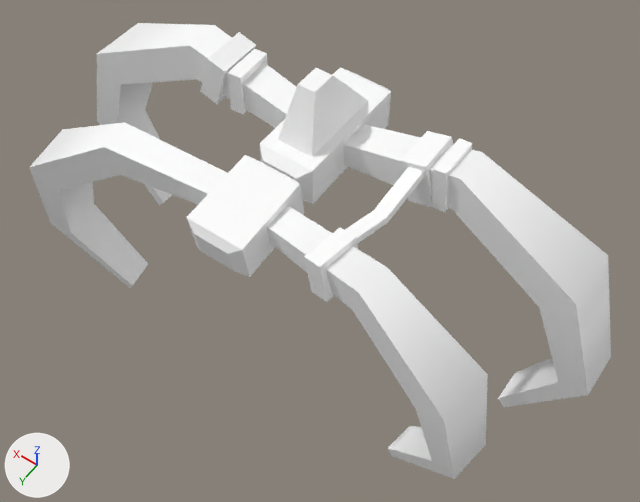
What one commit did to the glTF model assets/synty/simple_fantasy/models/SF_Bld_Goblin_Ribcage_02.glb.
Before and after are seen from a 50 mm lens placed at (-0.136, 0.175, 0.331), pointed at (-0.012, 0.002, 0.058). The lights are fixed; the arrows at lower left show +X, +Y and +Z.

Objects in the first picture: 'SF_Bld_Goblin_Ribcage_02'.
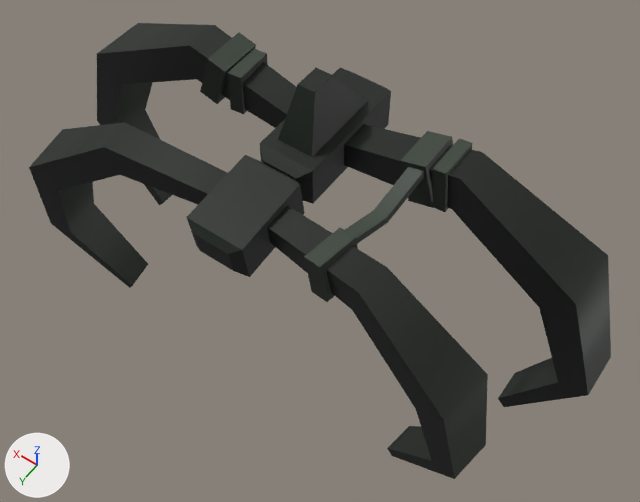
Changed parts and their boxes [x1, y1, x2, y2] in the pictures (640 x 502 px):
'SF_Bld_Goblin_Ribcage_02', surface changed (white to black): [29, 23, 611, 479] in both

The edits, one by one:
Picture 'Undead_Footman_01' (img_undead_footman_01) is new.
In material 'lambert2' (mat_lambert2), base_color is no longer (1.0, 1.0, 1.0), white #ffffff.
In material 'lambert2' (mat_lambert2), texture is now set to img_undead_footman_01.
